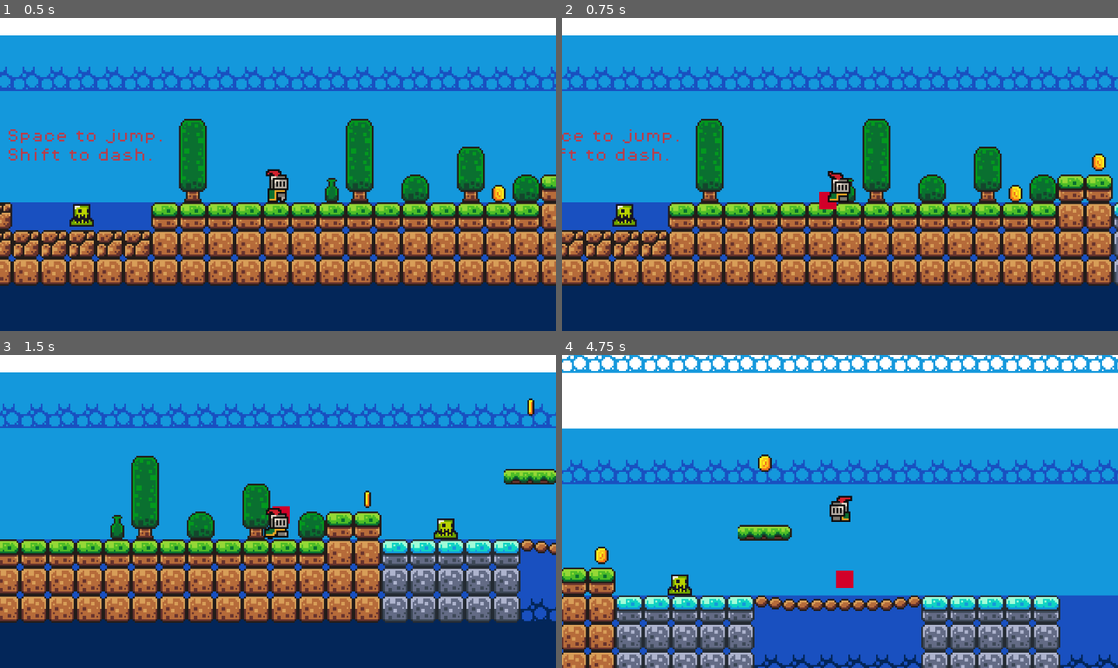
Above: before the commit, frames 1-4 (two rows, left to right).
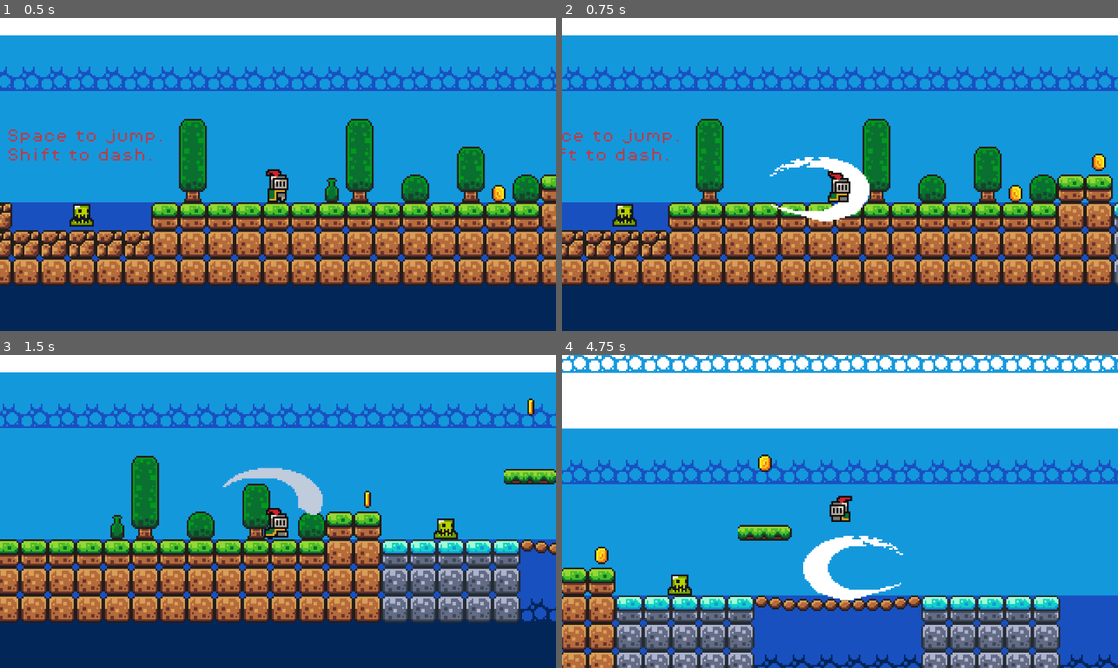
Above: after the commit, the same moments.

Repository: Kacprr/ThesisGameProject
Game: Godot game, scene res://Scenes/game.tscn
The game is run twice, just before and just after one commit, with the same random seed, the same clock (stepped at 60 frames per second) and the same inputs.
Inputs:
- Up to frame 1 (0.5 s): no input
- Up to frame 2 (0.75 s): hold Right (move_right) from 0.53 s (still down); hold Z (attack) from 0.53 s (still down)
- Up to frame 3 (1.5 s): keep holding Right (move_right); tap Space (jump) at 0.77 s; release Z (attack) at 1.28 s; tap Z (attack) at 1.35 s
- Up to frame 4 (4.75 s): tap Space (jump) at 1.52, 3.02, 3.77, 4.52 s; release Right (move_right) at 2.03 s; hold Left (move_left) 2.03-2.78 s; hold Z (attack) 2.03-2.78 s; tap Shift (dash) at 2.1, 4.35 s; hold Right (move_right) 2.78-4.28 s; tap Z (attack) at 2.85, 4.55 s; hold Z (attack) 3.53-4.28 s; hold Left (move_left) from 4.28 s (still down)

Frame 1 is identical in both runs. In frame 2, 1.3% of the frame differs, in the area x 37-56%, y 44-66%; in frame 3, 1.0%; in frame 4, 1.5%, in the area x 43-62%, y 57-79%.

Commit message:
Attack animation + small tweaks
Attack now has an animation tied to it, aswell as the hitbox being changed to a CollisionPolygon2d to have a more accurate hitbox, attack no longer deleted when it enters a body because that didnt make sense, only enemy is deleted

Diff:
--- a/ruinsofnorth/Scenes/attack.tscn
+++ b/ruinsofnorth/Scenes/attack.tscn
@@ -1,22 +1,99 @@
-[gd_scene load_steps=3 format=3 uid="uid://cxc8nv0h75mpa"]
+[gd_scene load_steps=13 format=3 uid="uid://cxc8nv0h75mpa"]
 
 [ext_resource type="Script" uid="uid://c4c00gdg1eu4u" path="res://Scripts/attack.gd" id="1_ij4ji"]
+[ext_resource type="Texture2D" uid="uid://t73bgffchuck" path="res://Assets/sprites/pixel_art_sword_slash_sprites.png" id="2_ht1lw"]
 
-[sub_resource type="RectangleShape2D" id="RectangleShape2D_2hcfh"]
-size = Vector2(9.5, 10)
+[sub_resource type="AtlasTexture" id="AtlasTexture_uvg5y"]
+atlas = ExtResource("2_ht1lw")
+region = Rect2(0, 0, 63, 44)
+
+[sub_resource type="AtlasTexture" id="AtlasTexture_rqqt2"]
+atlas = ExtResource("2_ht1lw")
+region = Rect2(64, 0, 63, 44)
+
+[sub_resource type="AtlasTexture" id="AtlasTexture_8yxis"]
+atlas = ExtResource("2_ht1lw")
+region = Rect2(128, 0, 63, 44)
+
+[sub_resource type="AtlasTexture" id="AtlasTexture_6i371"]
+atlas = ExtResource("2_ht1lw")
+region = Rect2(0, 45, 63, 44)
+
+[sub_resource type="AtlasTexture" id="AtlasTexture_boclk"]
+atlas = ExtResource("2_ht1lw")
+region = Rect2(64, 45, 63, 44)
+
+[sub_resource type="AtlasTexture" id="AtlasTexture_uw11w"]
+atlas = ExtResource("2_ht1lw")
+region = Rect2(128, 45, 63, 44)
+
+[sub_resource type="AtlasTexture" id="AtlasTexture_ymsaa"]
+atlas = ExtResource("2_ht1lw")
+region = Rect2(0, 90, 63, 44)
+
+[sub_resource type="AtlasTexture" id="AtlasTexture_axprq"]
+atlas = ExtResource("2_ht1lw")
+region = Rect2(64, 90, 63, 44)
+
+[sub_resource type="AtlasTexture" id="AtlasTexture_ypime"]
+atlas = ExtResource("2_ht1lw")
+region = Rect2(128, 90, 63, 44)
+
+[sub_resource type="SpriteFrames" id="SpriteFrames_ds7qa"]
+animations = [{
+"frames": [{
+"duration": 1.0,
+"texture": SubResource("AtlasTexture_uvg5y")
+}, {
+"duration": 1.0,
+"texture": SubResource("AtlasTexture_rqqt2")
+}, {
+"duration": 1.0,
+"texture": SubResource("AtlasTexture_8yxis")
+}, {
+"duration": 1.0,
+"texture": SubResource("AtlasTexture_6i371")
+}, {
+"duration": 1.0,
+"texture": SubResource("AtlasTexture_boclk")
+}, {
+"duration": 1.0,
+"texture": SubResource("AtlasTexture_uw11w")
+}, {
+"duration": 1.0,
+"texture": SubResource("AtlasTexture_ymsaa")
+}, {
+"duration": 1.0,
+"texture": SubResource("AtlasTexture_axprq")
+}, {
+"duration": 1.0,
+"texture": SubResource("AtlasTexture_ypime")
+}],
+"loop": true,
+"name": &"new_animation",
+"speed": 18.0
+}]
 
 [node name="Attack" type="Area2D"]
 collision_layer = 4
 collision_mask = 2
 script = ExtResource("1_ij4ji")
 
-[node name="CollisionShape2D" type="CollisionShape2D" parent="."]
-position = Vector2(0, -9)
-shape = SubResource("RectangleShape2D_2hcfh")
+[node name="CollisionShape2D" type="CollisionPolygon2D" parent="."]
+position = Vector2(12, 0.5)
+polygon = PackedVector2Array(-12, -14.5, 5, -0.5, -12, 12.5, -12, 19.5, 11, 13.5, 17, -0.5, 11, -13.5, -12, -21.5)
+
+[node name="AnimatedSprite2D" type="AnimatedSprite2D" parent="."]
+position = Vector2(0.25, 0)
+scale = Vector2(1.00794, 1)
+sprite_frames = SubResource("SpriteFrames_ds7qa")
+animation = &"new_animation"
+frame_progress = 0.291374
 
 [node name="ColorRect" type="ColorRect" parent="."]
-offset_left = -5.0
-offset_top = -4.0
-offset_right = 5.0
+visible = false
+offset_left = -2.0
+offset_top = -6.0
+offset_right = 2.0
 offset_bottom = 6.0
 color = Color(0.824009, 0, 0.160106, 1)
--- a/ruinsofnorth/Scripts/attack.gd
+++ b/ruinsofnorth/Scripts/attack.gd
@@ -1,14 +1,18 @@
 extends Area2D
+
+@onready var _animated_sprite = $AnimatedSprite2D
 
 func _ready():
 	connect("body_entered", Callable(self, "_on_body_entered"))
-
+	_animated_sprite.play("new_animation")
 	# Auto-destroy after 0.3 seconds even if it misses
-	await get_tree().create_timer(0.3).timeout
+	await get_tree().create_timer(0.5).timeout
 	queue_free()
 
 func _on_body_entered(body: Node2D) -> void:
 	print("Attack hit: ", body.name)
 	if body.is_in_group("enemies"):
 		body.queue_free()
-	queue_free()
+
+func set_flip():
+	scale.x = -1
--- a/ruinsofnorth/Scripts/player.gd
+++ b/ruinsofnorth/Scripts/player.gd
@@ -87,11 +87,11 @@
 
 func spawn_attack():
 	var attack = attack_scene.instantiate()
-
 	# Flip position based on facing direction
-	var offset = Vector2(20, 0)
+	var offset = Vector2(15, -5)
 	if animated_sprite.flip_h:
 		offset.x *= -1
+		attack.set_flip()
 
 	attack.global_position = global_position + offset
 	get_tree().current_scene.add_child(attack)
Binary file added: ruinsofnorth/Assets/sprites/pixel_art_sword_slash_sprites.png
Not shown, added: ruinsofnorth/Assets/sprites/pixel_art_sword_slash_sprites.png.import
